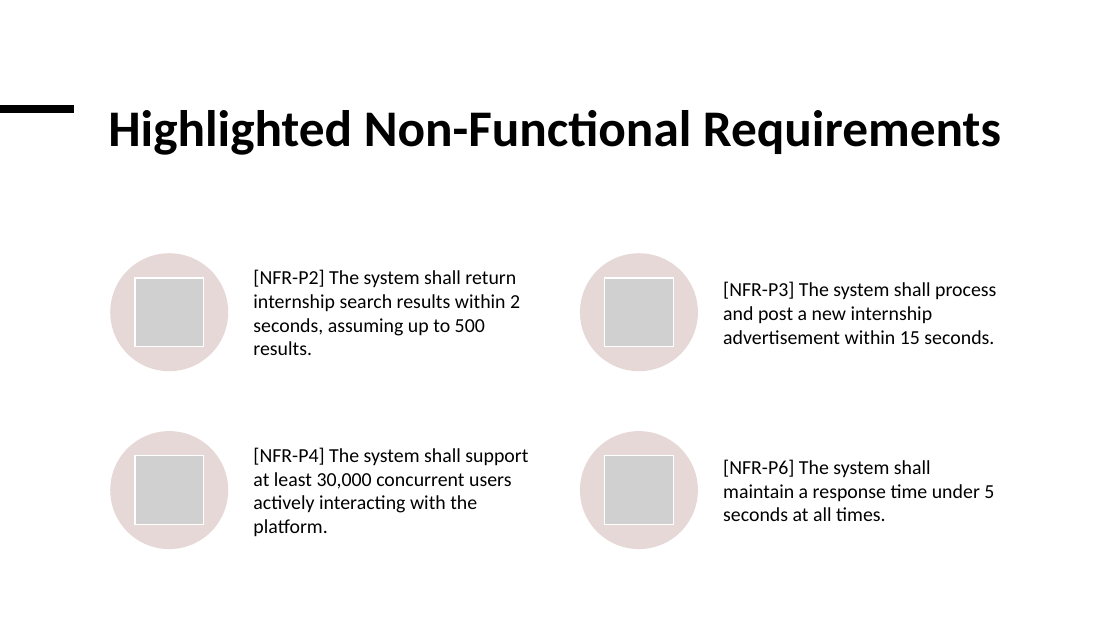
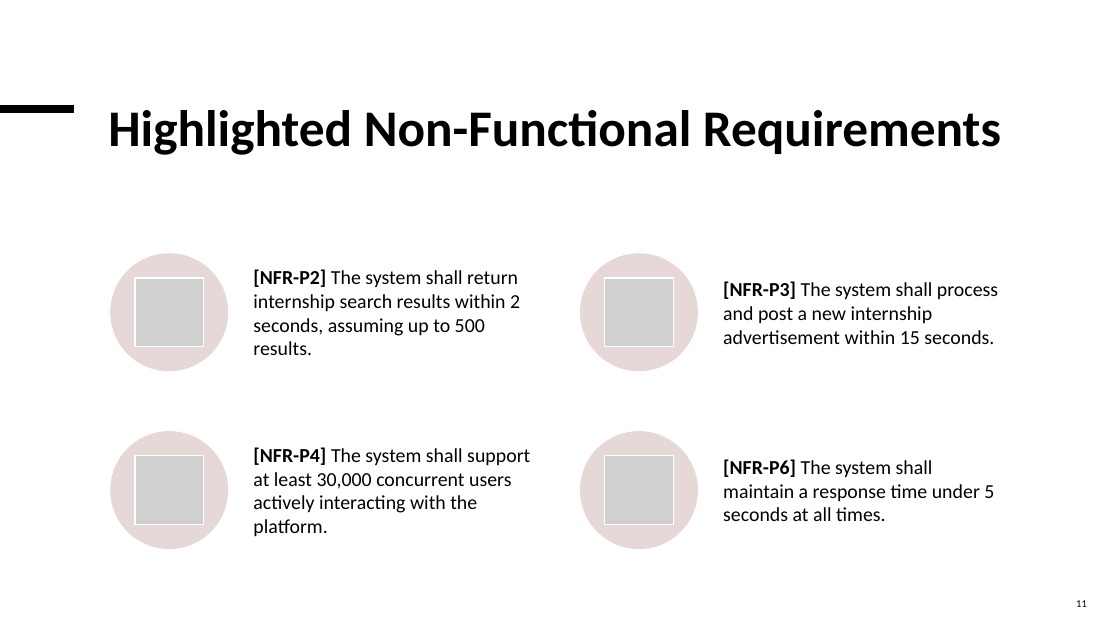
Before and after one commit to EdinZiga/DimicTatalovicZiga, a slide deck: slide 11 of Presentation/Presentation.pptx. Drawn at 1120x630 pixels with LibreOffice and Linux fonts; fonts in the diff are those of the drawing; grey boxes stand for pictures. Boxes give left, top, right and bottom in pixels: in the first picture for what was removed or moved away, otherwise in the second. Text is boxed around its words. In the diff, an @@ line names an element or a change of style, - is before the commit and + after.

```diff
--- a/Presentation/Presentation.pptx
+++ b/Presentation/Presentation.pptx
@@ text "[NFR-P2] The system shall return ..." at <box>253,269,520,355</box>: bold on in "[NFR-P2]" @@
@@ text "[NFR-P3] The system shall process ..." at <box>723,281,998,344</box>: bold on in "[NFR-P3]" @@
@@ text "[NFR-P4] The system shall support ..." at <box>253,447,530,537</box>: bold on in "[NFR-P4]" @@
@@ text "[NFR-P6] The system shall maintain ..." at <box>723,459,994,521</box>: bold on in "[NFR-P6]" @@
@@ page number added at <box>1076,600,1087,607</box>, 9 pt, text #000000 @@
+11
```
Also in this commit, not shown: 16 other slides changed, 3 slides added, 1 other file.
